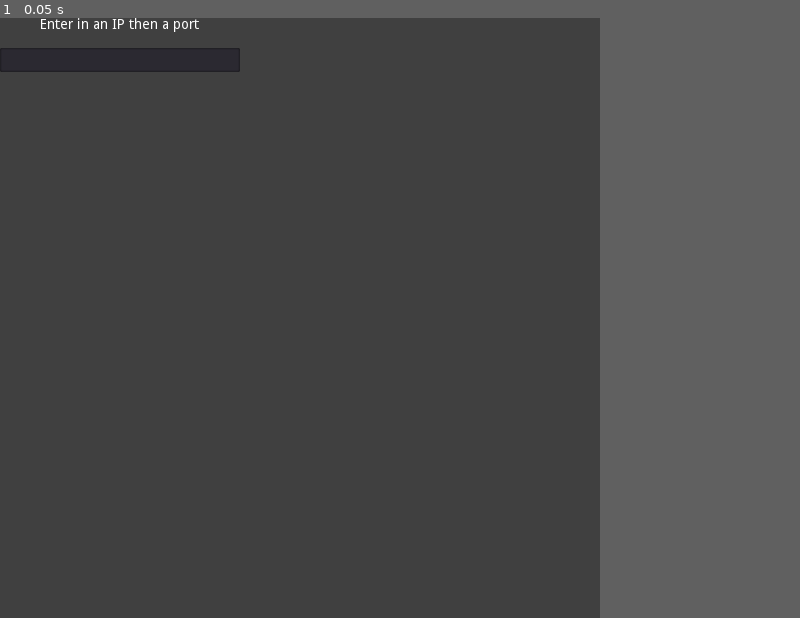
Above: before the commit, frame 1.
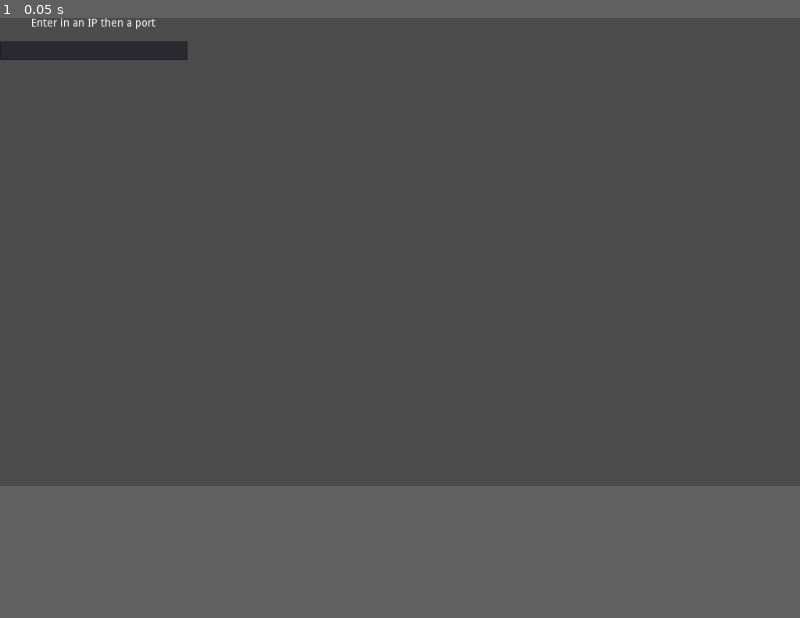
Above: after the commit, the same moment.

Repository: creikey/networking-test
Game: Godot game, scene res://Chooser.tscn
Two runs of this game, one before a commit and one after it. Both use one fixed random seed, a clock stepped at 60 frames per second and the inputs below.
Inputs:
- Up to frame 1 (0.05 s): no input
In our replay, the window is 600x600 before the commit and 800x468 after it. These sizes can differ from the game's own. Grey fills any space a smaller window leaves; there, only what the larger window draws over its background counts as a difference.

The runs differ from the first frame. In frame 1, 1.0% of the frame differs, in the area x 0-30%, y 0-9%.

Commit message:
Convert repository to godot version 3.0.2

Diff:
--- a/Client/Client.gd
+++ b/Client/Client.gd
@@ -20,6 +20,7 @@
 		connect_to_server()
 
 func connect_to_server():
+	$UI/Log.append_to_log("Connecting to ip " + server_ip + " on port " + str(server_port))
 	var peer = NetworkedMultiplayerENet.new()
 	peer.create_client(server_ip, server_port)
 	get_tree().set_network_peer(peer)
--- a/Client/Client.tscn
+++ b/Client/Client.tscn
@@ -4,9 +4,11 @@
 [ext_resource path="res://Client/Log.gd" type="Script" id=2]
 
 [node name="Client" type="Node2D" index="0"]
+
 script = ExtResource( 1 )
 
 [node name="UI" type="CanvasLayer" parent="." index="0"]
+
 layer = 1
 offset = Vector2( 0, 0 )
 rotation = 0.0
@@ -14,6 +16,7 @@
 transform = Transform2D( 1, 0, 0, 1, 0, 0 )
 
 [node name="Log" type="VBoxContainer" parent="UI" index="0"]
+
 anchor_left = 0.0
 anchor_top = 0.0
 anchor_right = 0.0
@@ -31,6 +34,7 @@
 script = ExtResource( 2 )
 
 [node name="CommandInput" type="LineEdit" parent="UI" index="1"]
+
 anchor_left = 0.0
 anchor_top = 0.0
 anchor_right = 0.0
@@ -45,7 +49,6 @@
 mouse_default_cursor_shape = 1
 size_flags_horizontal = 1
 size_flags_vertical = 1
-secret_character = "*"
 focus_mode = 2
 context_menu_enabled = true
 placeholder_alpha = 0.6
@@ -54,6 +57,7 @@
 caret_position = 0
 
 [node name="Label" type="Label" parent="UI" index="2"]
+
 anchor_left = 0.0
 anchor_top = 0.0
 anchor_right = 0.0
--- a/default_env.tres
+++ b/default_env.tres
@@ -1,5 +1,100 @@
 [gd_resource type="Environment" load_steps=2 format=2]
+
 [sub_resource type="ProceduralSky" id=1]
+
+radiance_size = 4
+sky_top_color = Color( 0.0470588, 0.454902, 0.976471, 1 )
+sky_horizon_color = Color( 0.556863, 0.823529, 0.909804, 1 )
+sky_curve = 0.25
+sky_energy = 1.0
+ground_bottom_color = Color( 0.101961, 0.145098, 0.188235, 1 )
+ground_horizon_color = Color( 0.482353, 0.788235, 0.952941, 1 )
+ground_curve = 0.01
+ground_energy = 1.0
+sun_color = Color( 1, 1, 1, 1 )
+sun_latitude = 35.0
+sun_longitude = 0.0
+sun_angle_min = 1.0
+sun_angle_max = 100.0
+sun_curve = 0.05
+sun_energy = 16.0
+texture_size = 2
+
 [resource]
+
 background_mode = 2
 background_sky = SubResource( 1 )
+background_sky_custom_fov = 0.0
+background_color = Color( 0, 0, 0, 1 )
+background_energy = 1.0
+background_canvas_max_layer = 0
+ambient_light_color = Color( 0, 0, 0, 1 )
+ambient_light_energy = 1.0
+ambient_light_sky_contribution = 1.0
+fog_enabled = false
+fog_color = Color( 0.5, 0.6, 0.7, 1 )
+fog_sun_color = Color( 1, 0.9, 0.7, 1 )
+fog_sun_amount = 0.0
+fog_depth_enabled = true
+fog_depth_begin = 10.0
+fog_depth_curve = 1.0
+fog_transmit_enabled = false
+fog_transmit_curve = 1.0
+fog_height_enabled = false
+fog_height_min = 0.0
+fog_height_max = 100.0
+fog_height_curve = 1.0
+tonemap_mode = 0
+tonemap_exposure = 1.0
+tonemap_white = 1.0
+auto_exposure_enabled = false
+auto_exposure_scale = 0.4
+auto_exposure_min_luma = 0.05
+auto_exposure_max_luma = 8.0
+auto_exposure_speed = 0.5
+ss_reflections_enabled = false
+ss_reflections_max_steps = 64
+ss_reflections_fade_in = 0.15
+ss_reflections_fade_out = 2.0
+ss_reflections_depth_tolerance = 0.2
+ss_reflections_roughness = true
+ssao_enabled = false
+ssao_radius = 1.0
+ssao_intensity = 1.0
+ssao_radius2 = 0.0
+ssao_intensity2 = 1.0
+ssao_bias = 0.01
+ssao_light_affect = 0.0
+ssao_color = Color( 0, 0, 0, 1 )
+ssao_quality = 0
+ssao_blur = 3
+ssao_edge_sharpness = 4.0
+dof_blur_far_enabled = false
+dof_blur_far_distance = 10.0
+dof_blur_far_transition = 5.0
+dof_blur_far_amount = 0.1
+dof_blur_far_quality = 1
+dof_blur_near_enabled = false
+dof_blur_near_distance = 2.0
+dof_blur_near_transition = 1.0
+dof_blur_near_amount = 0.1
+dof_blur_near_quality = 1
+glow_enabled = false
+glow_levels/1 = false
+glow_levels/2 = false
+glow_levels/3 = true
+glow_levels/4 = false
+glow_levels/5 = true
+glow_levels/6 = false
+glow_levels/7 = false
+glow_intensity = 0.8
+glow_strength = 1.0
+glow_bloom = 0.0
+glow_blend_mode = 2
+glow_hdr_threshold = 1.0
+glow_hdr_scale = 2.0
+glow_bicubic_upscale = false
+adjustment_enabled = false
+adjustment_brightness = 1.0
+adjustment_contrast = 1.0
+adjustment_saturation = 1.0
--- a/project.godot
+++ b/project.godot
@@ -6,7 +6,7 @@
 ;   [section] ; section goes between []
 ;   param=value ; assign values to parameters
 
-config_version=4
+config_version=3
 
 [application]
 
@@ -14,88 +14,6 @@
 run/main_scene="res://Chooser.tscn"
 config/icon="res://icon.png"
 
-[display]
-
-window/size/width=600
-
-[input]
-
-ui_accept={
-"deadzone": 0.5,
-"events": [ Object(InputEventKey,"resource_local_to_scene":false,"resource_name":"","device":0,"alt":false,"shift":false,"control":false,"meta":false,"command":false,"pressed":false,"scancode":16777221,"unicode":0,"echo":false,"script":null)
-, Object(InputEventKey,"resource_local_to_scene":false,"resource_name":"","device":0,"alt":false,"shift":false,"control":false,"meta":false,"command":false,"pressed":false,"scancode":16777222,"unicode":0,"echo":false,"script":null)
-, Object(InputEventKey,"resource_local_to_scene":false,"resource_name":"","device":0,"alt":false,"shift":false,"control":false,"meta":false,"command":false,"pressed":false,"scancode":32,"unicode":0,"echo":false,"script":null)
-, Object(InputEventJoypadButton,"resource_local_to_scene":false,"resource_name":"","device":0,"button_index":0,"pressure":0.0,"pressed":false,"script":null)
- ]
-}
-ui_select={
-"deadzone": 0.5,
-"events": [ Object(InputEventKey,"resource_local_to_scene":false,"resource_name":"","device":0,"alt":false,"shift":false,"control":false,"meta":false,"command":false,"pressed":false,"scancode":32,"unicode":0,"echo":false,"script":null)
-, Object(InputEventJoypadButton,"resource_local_to_scene":false,"resource_name":"","device":0,"button_index":3,"pressure":0.0,"pressed":false,"script":null)
- ]
-}
-ui_cancel={
-"deadzone": 0.5,
-"events": [ Object(InputEventKey,"resource_local_to_scene":false,"resource_name":"","device":0,"alt":false,"shift":false,"control":false,"meta":false,"command":false,"pressed":false,"scancode":16777217,"unicode":0,"echo":false,"script":null)
-, Object(InputEventJoypadButton,"resource_local_to_scene":false,"resource_name":"","device":0,"button_index":1,"pressure":0.0,"pressed":false,"script":null)
- ]
-}
-ui_focus_next={
-"deadzone": 0.5,
-"events": [ Object(InputEventKey,"resource_local_to_scene":false,"resource_name":"","device":0,"alt":false,"shift":false,"control":false,"meta":false,"command":false,"pressed":false,"scancode":16777218,"unicode":0,"echo":false,"script":null)
- ]
-}
-ui_focus_prev={
-"deadzone": 0.5,
-"events": [ Object(InputEventKey,"resource_local_to_scene":false,"resource_name":"","device":0,"alt":false,"shift":true,"control":false,"meta":false,"command":false,"pressed":false,"scancode":16777218,"unicode":0,"echo":false,"script":null)
- ]
-}
-ui_left={
-"deadzone": 0.5,
-"events": [ Object(InputEventKey,"resource_local_to_scene":false,"resource_name":"","device":0,"alt":false,"shift":false,"control":false,"meta":false,"command":false,"pressed":false,"scancode":16777231,"unicode":0,"echo":false,"script":null)
-, Object(InputEventJoypadButton,"resource_local_to_scene":false,"resource_name":"","device":0,"button_index":14,"pressure":0.0,"pressed":false,"script":null)
- ]
-}
-ui_right={
-"deadzone": 0.5,
-"events": [ Object(InputEventKey,"resource_local_to_scene":false,"resource_name":"","device":0,"alt":false,"shift":false,"control":false,"meta":false,"command":false,"pressed":false,"scancode":16777233,"unicode":0,"echo":false,"script":null)
-, Object(InputEventJoypadButton,"resource_local_to_scene":false,"resource_name":"","device":0,"button_index":15,"pressure":0.0,"pressed":false,"script":null)
- ]
-}
-ui_up={
-"deadzone": 0.5,
-"events": [ Object(InputEventKey,"resource_local_to_scene":false,"resource_name":"","device":0,"alt":false,"shift":false,"control":false,"meta":false,"command":false,"pressed":false,"scancode":16777232,"unicode":0,"echo":false,"script":null)
-, Object(InputEventJoypadButton,"resource_local_to_scene":false,"resource_name":"","device":0,"button_index":12,"pressure":0.0,"pressed":false,"script":null)
- ]
-}
-ui_down={
-"deadzone": 0.5,
-"events": [ Object(InputEventKey,"resource_local_to_scene":false,"resource_name":"","device":0,"alt":false,"shift":false,"control":false,"meta":false,"command":false,"pressed":false,"scancode":16777234,"unicode":0,"echo":false,"script":null)
-, Object(InputEventJoypadButton,"resource_local_to_scene":false,"resource_name":"","device":0,"button_index":13,"pressure":0.0,"pressed":false,"script":null)
- ]
-}
-ui_page_up={
-"deadzone": 0.5,
-"events": [ Object(InputEventKey,"resource_local_to_scene":false,"resource_name":"","device":0,"alt":false,"shift":false,"control":false,"meta":false,"command":false,"pressed":false,"scancode":16777235,"unicode":0,"echo":false,"script":null)
- ]
-}
-ui_page_down={
-"deadzone": 0.5,
-"events": [ Object(InputEventKey,"resource_local_to_scene":false,"resource_name":"","device":0,"alt":false,"shift":false,"control":false,"meta":false,"command":false,"pressed":false,"scancode":16777236,"unicode":0,"echo":false,"script":null)
- ]
-}
-ui_home={
-"deadzone": 0.5,
-"events": [ Object(InputEventKey,"resource_local_to_scene":false,"resource_name":"","device":0,"alt":false,"shift":false,"control":false,"meta":false,"command":false,"pressed":false,"scancode":16777229,"unicode":0,"echo":false,"script":null)
- ]
-}
-ui_end={
-"deadzone": 0.5,
-"events": [ Object(InputEventKey,"resource_local_to_scene":false,"resource_name":"","device":0,"alt":false,"shift":false,"control":false,"meta":false,"command":false,"pressed":false,"scancode":16777230,"unicode":0,"echo":false,"script":null)
- ]
-}
-
 [rendering]
 
-environment/default_clear_color=Color( 0.254902, 0.254902, 0.254902, 1 )
 environment/default_environment="res://default_env.tres"
Not shown, changed: icon.png.import
